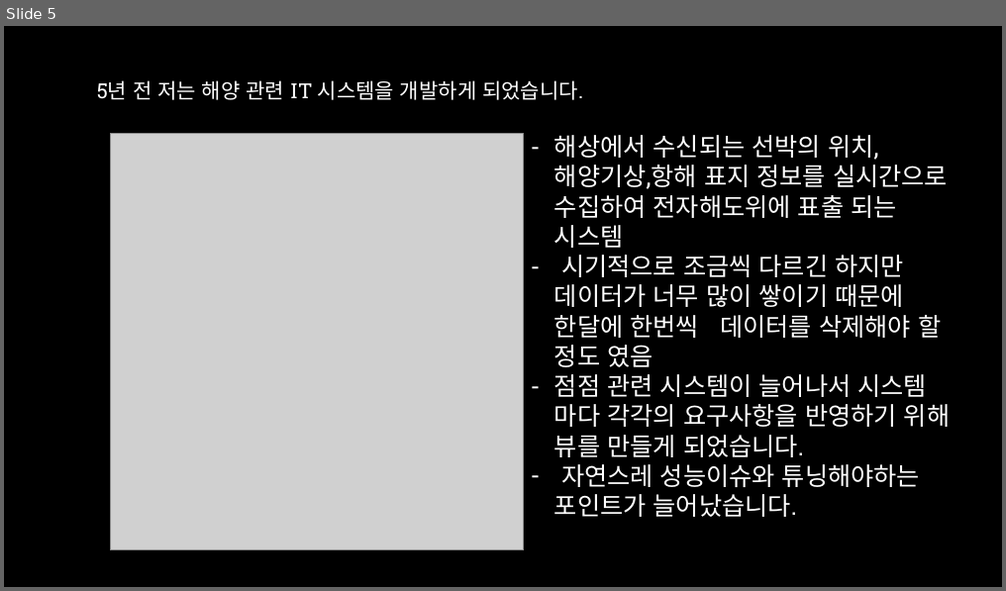
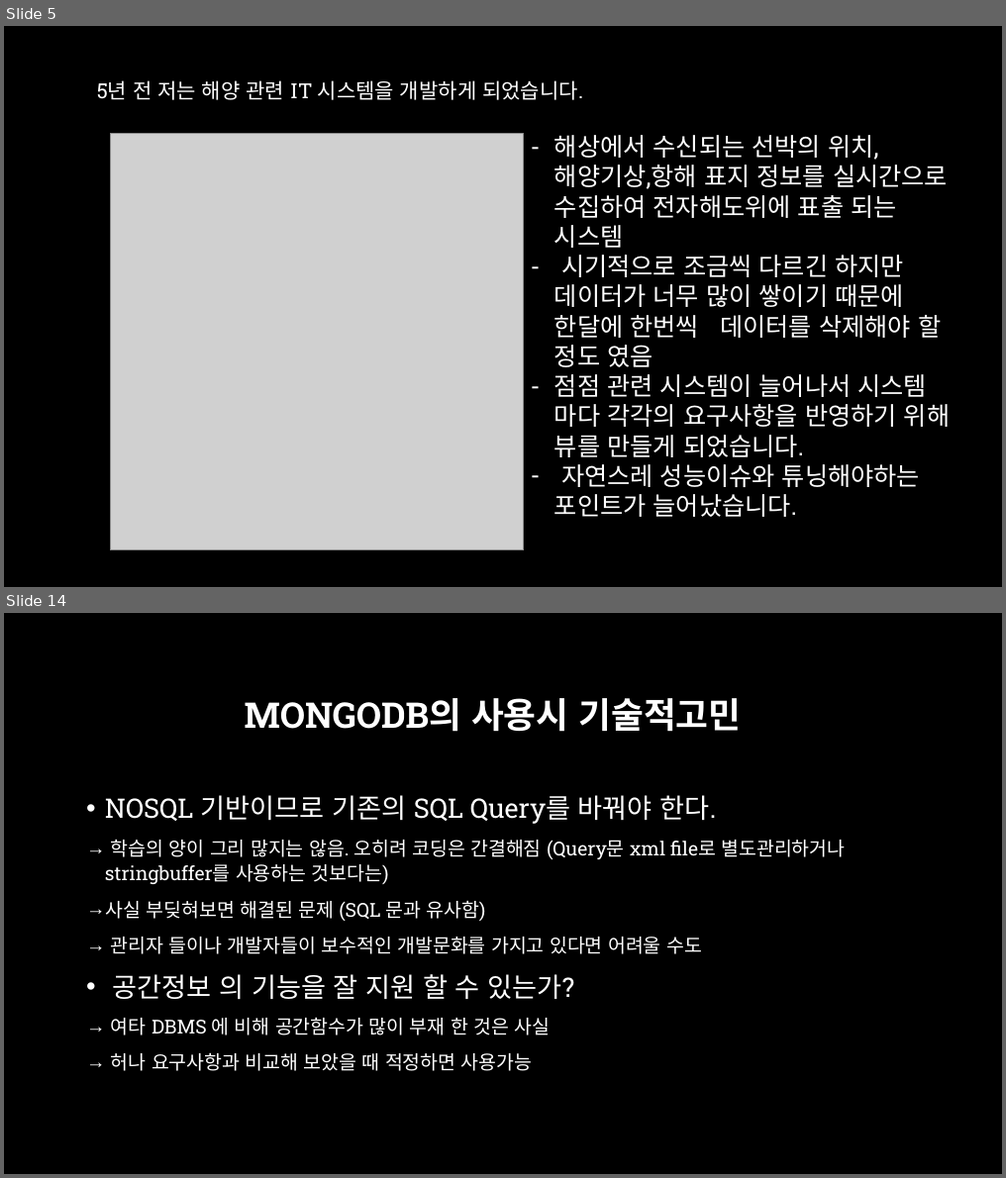
Before and after one commit to aliasgis/OSGEO, a slide deck: Mongodb 와 공간정보.pptx. Shown one above the other, each under a label of ours: slide 5 before the commit, slides 5 and 14 after it; the slides between them are not shown. The pictures are 1006x591 and 1006x1178 pixels, drawn with LibreOffice and Linux fonts; fonts in the diff are those of the drawing; grey boxes stand for pictures; background and template pictures are left out. Boxes give left, top, right and bottom in pixels: in the first picture for what was removed or moved away, otherwise in the second. Text is boxed around its words. In the diff, an @@ line names an element or a change of style, - is before the commit and + after.

```diff
--- a/Mongodb 와 공간정보.pptx
+++ b/Mongodb 와 공간정보.pptx
@@ slide 14 added at bbox=[4, 613, 1002, 1174], background picture (left out) @@
@@ title added at bbox=[245, 698, 741, 732], 34 pt, text #FFFFFF, bold @@
+MONGODB의 사용시 기술적고민
@@ text added at bbox=[105, 795, 846, 1071], 18.5 pt, text #FFFFFF @@
+• NOSQL 기반이므로 기존의 SQL Query를 바꿔야 한다.
+→ 학습의 양이 그리 많지는 않음. 오히려 코딩은 간결해짐 (Query문 xml file로 별도관리하거나 stringbuffer를 사용하는 것보다는)
+→ 사실 부딪혀보면 해결된 문제 (SQL 문과 유사함)
+→ 관리자 들이나 개발자들이 보수적인 개발문화를 가지고 있다면 어려울 수도
+• 공간정보 의 기능을 잘 지원 할 수 있는가?
+→ 여타 DBMS 에 비해 공간함수가 많이 부재 한 것은 사실
+→ 허나 요구사항과 비교해 보았을 때 적정하면 사용가능
```
Also in this commit, not shown: 13 slides changed, 13 other slides added, 2 slides removed.
